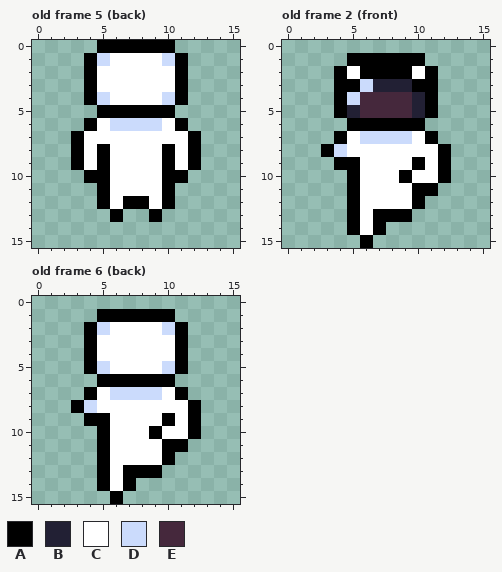
Edited in one commit: pixel-art file (Assets/DotAse/Sprites/Provs/Ast_prov.ase). This is how it looked before the edit.
16x16 pixels, 8 frames. Shown: old frame 5 (back), old frame 2 (front), old frame 6 (back). The commit also changed other frames, which this record leaves out.
Palette (. is transparent): A #000000  B #222034  C #ffffff  D #cbdbfc  E #45283c
Pixels before, old frame 5 (back), first column x 3:
 0 ..AAAAAA..
 1 .ADCCCCDA.
 2 .ACCCCCCA.
 3 .ACCCCCCA.
 4 .ADCCCCDA.
 5 ..AAAAAA..
 6 .ACDDDDCA.
 7 ACCCCCCCCA
 8 ACACCCCACA
 9 ACACCCCACA
10 .AACCCCAA.
11 ..ACCCCA..
12 ..ACAACA..
13 ...A..A...
Pixels before, old frame 2 (front), first column x 3:
 1 ..AAAAAA..
 2 .ACAAAACA.
 3 .AADBBBAA.
 4 .ADEEEEBA.
 5 .ABEEEEBA.
 6 ..AAAAAA..
 7 .ACDDDDCA.
 8 ADCCCCCCCA
 9 .AACCCCACA
10 ..ACCCACCA
11 ..ACCCCAA.
12 ..ACCCCA..
13 ..ACAAA...
14 ..ACA.....
15 ...A......
Pixels before, old frame 6 (back), first column x 3:
 1 ..AAAAAA..
 2 .ADCCCCDA.
 3 .ACCCCCCA.
 4 .ACCCCCCA.
 5 .ADCCCCDA.
 6 ..AAAAAA..
 7 .ACDDDDCA.
 8 ADCCCCCCCA
 9 .AACCCCACA
10 ..ACCCACCA
11 ..ACCCCAA.
12 ..ACCCCA..
13 ..ACAAA...
14 ..ACA.....
15 ...A......
And afterwards:
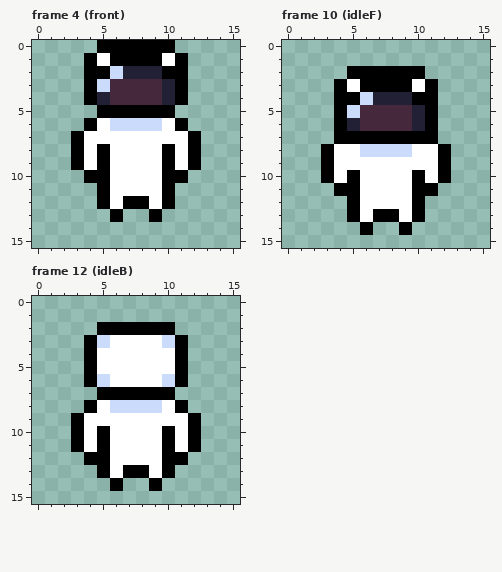
A new or re-ordered frame is compared with the old frame closest to it.
The edit:
{"change": "frames 8 -> 14"}
{"where": "frame 4 (front) against old frame 5 (back)"}
{"frame":4,"y":1,"x":5,"old":"DCCCCD","new":"CAAAAC"}
{"frame":4,"y":2,"x":5,"old":"CCCCCC","new":"ADBBBA"}
{"frame":4,"y":3,"x":5,"old":"CCCCCC","new":"DEEEEB"}
{"frame":4,"y":4,"x":5,"old":"DCCCCD","new":"BEEEEB"}
{"where": "frame 10 (idleF) is new; against old frame 2 (front)"}
{"frame":10,"y":1,"x":5,"old":"AAAAAA","new":"......"}
{"frame":10,"y":2,"x":4,"old":"AC","new":".A"}
{"frame":10,"y":2,"x":10,"old":"CA","new":"A."}
{"frame":10,"y":3,"x":5,"old":"ADBBBA","new":"CAAAAC"}
{"frame":10,"y":4,"x":5,"old":"DEEEEB","new":"ADBBBA"}
{"frame":10,"y":5,"x":5,"old":"B","new":"D"}
{"frame":10,"y":6,"x":4,"old":".AAAAAA.","new":"ABEEEEBA"}
{"frame":10,"y":7,"x":5,"old":"CDDDDC","new":"AAAAAA"}
{"frame":10,"y":8,"x":4,"old":"D","new":"C"}
{"frame":10,"y":8,"x":6,"old":"CCCC","new":"DDDD"}
{"frame":10,"y":9,"x":3,"old":".AA","new":"ACC"}
{"frame":10,"y":9,"x":10,"old":"A","new":"C"}
{"frame":10,"y":10,"x":3,"old":"..","new":"AC"}
{"frame":10,"y":10,"x":9,"old":"AC","new":"CA"}
{"frame":10,"y":11,"x":4,"old":".","new":"A"}
{"frame":10,"y":13,"x":9,"old":"A.","new":"CA"}
{"frame":10,"y":14,"x":5,"old":"ACA","new":".A."}
{"frame":10,"y":14,"x":9,"old":".","new":"A"}
{"frame":10,"y":15,"x":6,"old":"A","new":"."}
{"where": "frame 12 (idleB) is new; against old frame 6 (back)"}
{"frame":12,"y":1,"x":5,"old":"AAAAAA","new":"......"}
{"frame":12,"y":2,"x":4,"old":"ADCCCCDA","new":".AAAAAA."}
{"frame":12,"y":3,"x":5,"old":"C","new":"D"}
{"frame":12,"y":3,"x":10,"old":"C","new":"D"}
{"frame":12,"y":5,"x":5,"old":"D","new":"C"}
{"frame":12,"y":5,"x":10,"old":"D","new":"C"}
{"frame":12,"y":6,"x":4,"old":".AAAAAA.","new":"ADCCCCDA"}
{"frame":12,"y":7,"x":4,"old":"ACDDDDCA","new":".AAAAAA."}
{"frame":12,"y":8,"x":3,"old":"AD","new":".A"}
{"frame":12,"y":8,"x":6,"old":"CCCC","new":"DDDD"}
{"frame":12,"y":8,"x":11,"old":"CA","new":"A."}
{"frame":12,"y":9,"x":3,"old":".AA","new":"ACC"}
{"frame":12,"y":9,"x":10,"old":"A","new":"C"}
{"frame":12,"y":10,"x":3,"old":"..","new":"AC"}
{"frame":12,"y":10,"x":9,"old":"AC","new":"CA"}
{"frame":12,"y":11,"x":3,"old":"..","new":"AC"}
{"frame":12,"y":11,"x":11,"old":"A.","new":"CA"}
{"frame":12,"y":12,"x":4,"old":".","new":"A"}
{"frame":12,"y":12,"x":11,"old":".","new":"A"}
{"frame":12,"y":13,"x":9,"old":"A.","new":"CA"}
{"frame":12,"y":14,"x":5,"old":"ACA","new":".A."}
{"frame":12,"y":14,"x":9,"old":".","new":"A"}
{"frame":12,"y":15,"x":6,"old":"A","new":"."}
{"label":"changed","picture_box":[97,53,175,105]}
{"label":"changed","picture_box":[321,53,438,248]}
{"label":"changed","picture_box":[71,309,201,504]}
